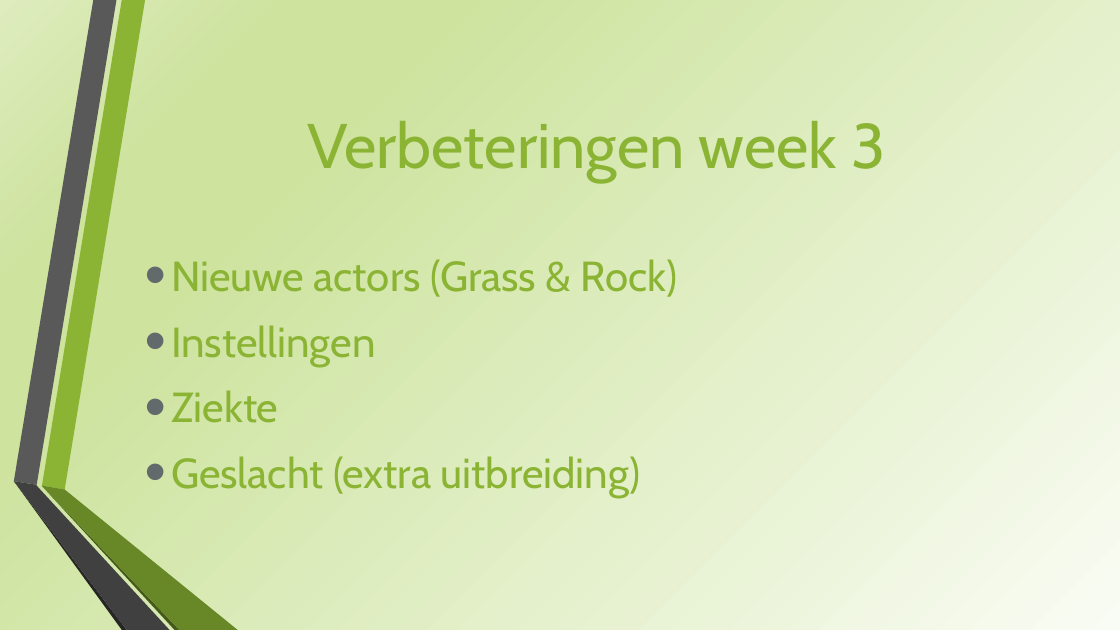
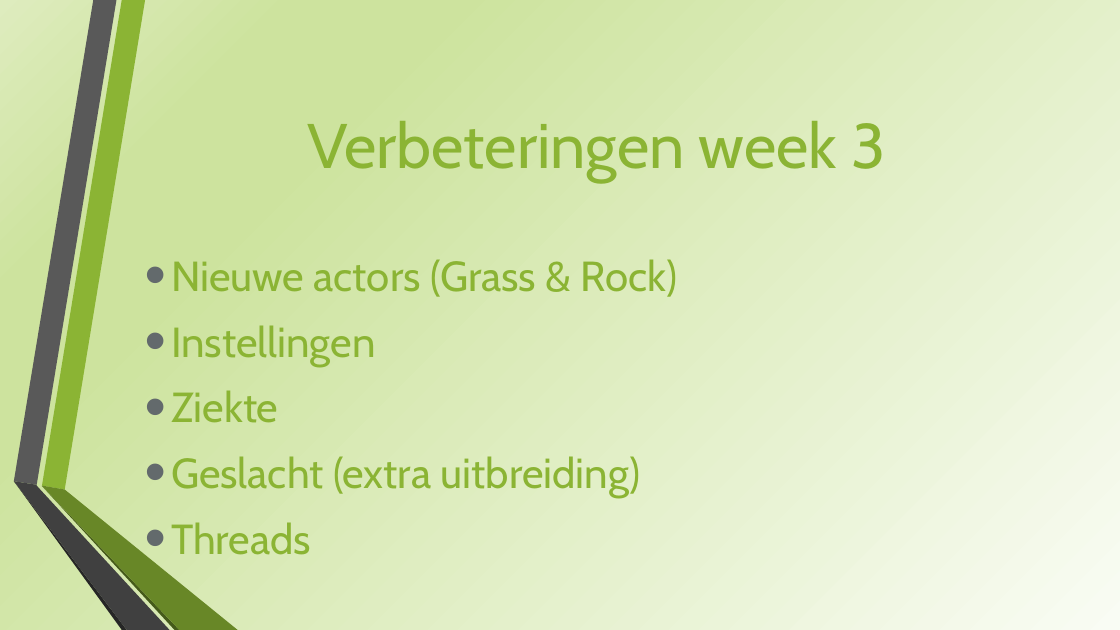
Before and after one commit to Braindamage1989/vossen-en-konijnen, a slide deck: slide 6 of src/docs/Presentatie Vossen en Konijnen.pptx. Drawn at 1120x630 pixels with LibreOffice and Linux fonts; fonts in the diff are those of the drawing. Boxes give left, top, right and bottom in pixels: in the first picture for what was removed or moved away, otherwise in the second. Text is boxed around its words. In the diff, an @@ line names an element or a change of style, - is before the commit and + after.

Commit message:
Kleine wijzigingen presentatie

```diff
--- a/src/docs/Presentatie Vossen en Konijnen.pptx
+++ b/src/docs/Presentatie Vossen en Konijnen.pptx
@@ text at <box>171,522,311,555</box>: paragraph added @@
+• Threads
```
